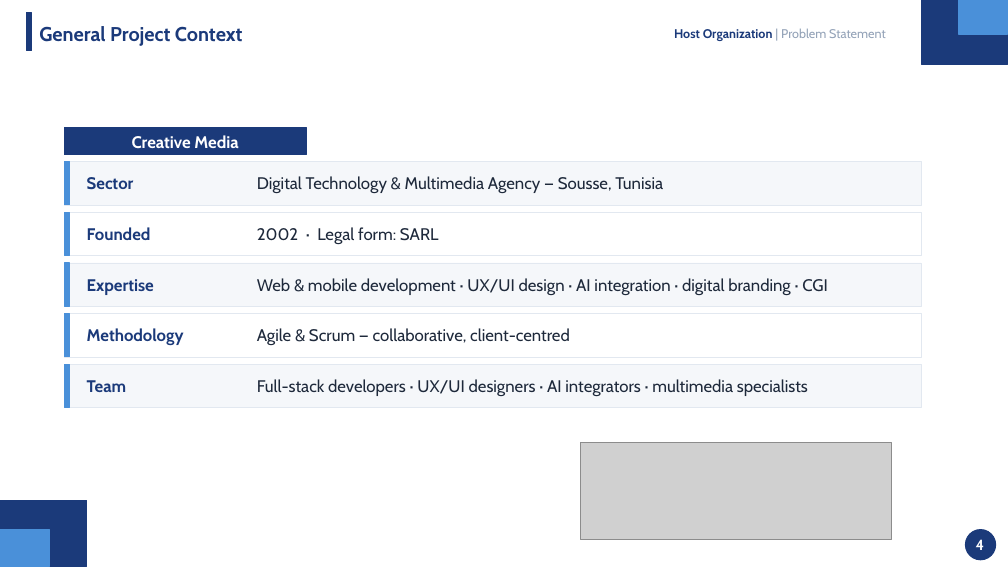
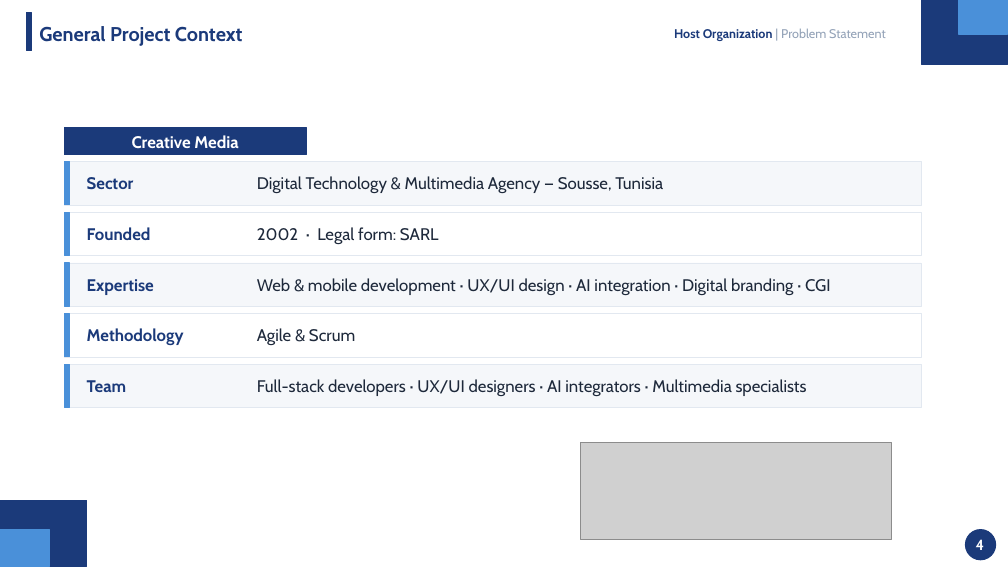
Before and after one commit to mahdi000666/DesignFlow, a slide deck: slide 4 of docs/Presentation.pptx. Drawn at 1008x567 pixels with LibreOffice and Linux fonts; fonts in the diff are those of the drawing; grey boxes stand for pictures. Boxes give left, top, right and bottom in pixels: in the first picture for what was removed or moved away, otherwise in the second. Text is boxed around its words. In the diff, an @@ line names an element or a change of style, - is before the commit and + after.

```diff
--- a/docs/Presentation.pptx
+++ b/docs/Presentation.pptx
@@ text at bbox=[257, 278, 831, 295]: text changed @@
-Web & mobile development · UX/UI design · AI integration · digital branding · CGI
+Web & mobile development · UX/UI design · AI integration · Digital branding · CGI
@@ text at bbox=[257, 328, 355, 345]: text changed @@
-Agile & Scrum — collaborative, client-centred
+Agile & Scrum
@@ text at bbox=[257, 379, 807, 396]: text changed @@
-Full-stack developers · UX/UI designers · AI integrators · multimedia specialists
+Full-stack developers · UX/UI designers · AI integrators · Multimedia specialists
```
Also in this commit, not shown: 5 other slides changed, 11 slides added, 40 slides removed.
